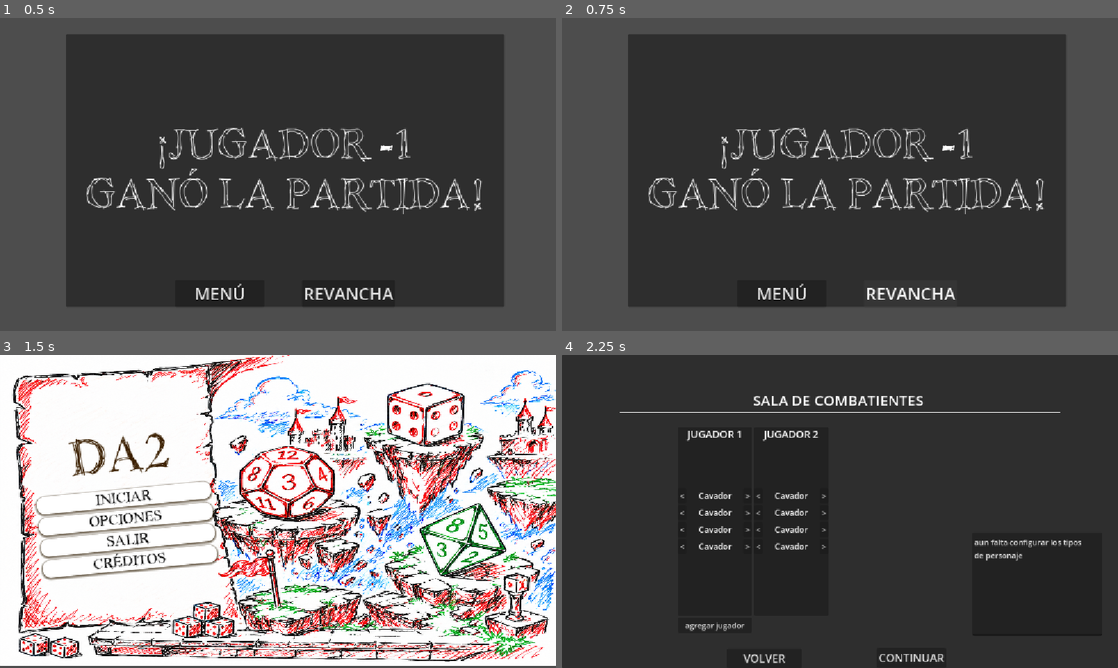
Above: before the commit, frames 1-4 (two rows, left to right).
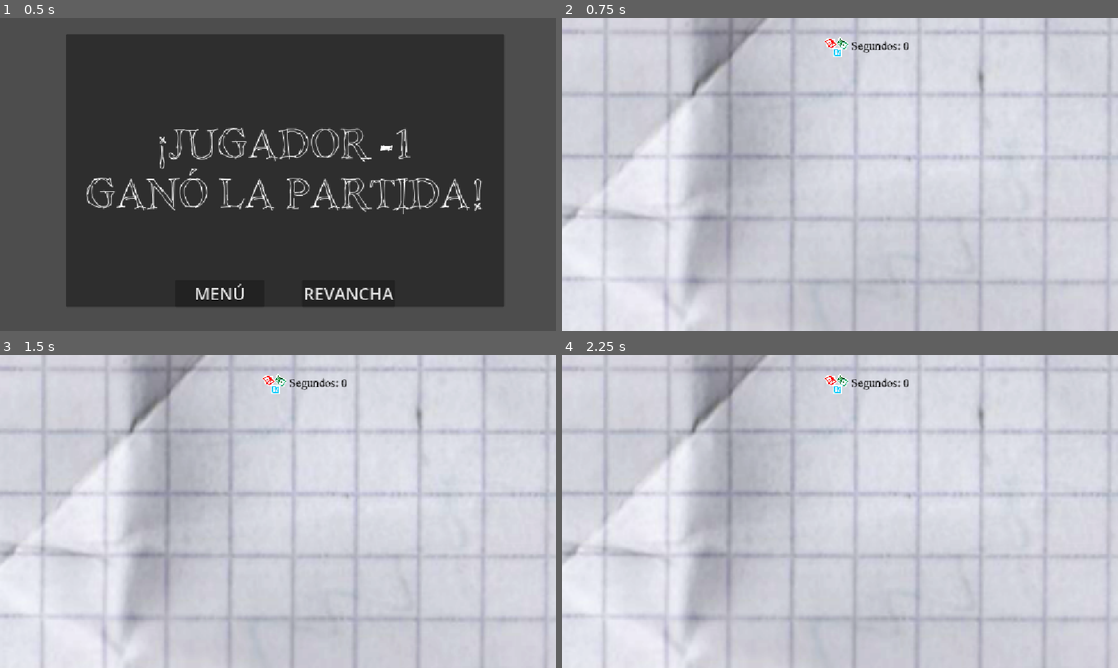
Above: after the commit, the same moments.

Repository: Pablo7776/Motores_Graficos
Game: Godot game, scene res://victoria.tscn
Two runs of this game, one before a commit and one after it. Both use one fixed random seed, a clock stepped at 60 frames per second and the inputs below. This scene is started directly instead of the project's main scene. The engine's default icon, where the game draws it, is replaced by a stand-in: a white triangle on a blue panel in a dark square.
Inputs (mouse positions are in pixels of both pictures, inside the frame that each line leads up to):
- Up to frame 1 (0.5 s): no input
- Up to frame 2 (0.75 s): click "REVANCHA" at 0.5 s
- Up to frame 3 (1.5 s): click (222, 630) at 1.25 s, where only the run before the commit has a clickable "MENÚ"
- Up to frame 4 (2.25 s): click (684, 498) at 2 s, where only the run before the commit has a clickable "INICIAR"

Frame 1 is identical in both runs. In frame 2, 99% of the frame differs, in the area x 0-100%, y 0-100%; in frame 3, 94%; in frame 4, 100%.
Error after the commit: Out of bounds get index '0' (on base: 'Dictionary') (res://gestor_de_turnos_v_2.gd:56)

Commit message:
revancha
conecte el botón revancha a la escena del juego

Diff:
--- a/da-2-zafarrancho/victoria.gd
+++ b/da-2-zafarrancho/victoria.gd
@@ -8,3 +8,7 @@
 
 func _on_button_pressed() -> void:
 	get_tree().change_scene_to_file("res://Escenas/menu_principal.tscn")
+
+
+func _on_button_2_pressed() -> void:
+	get_tree().change_scene_to_file("res://juego/main.tscn")
--- a/da-2-zafarrancho/victoria.tscn
+++ b/da-2-zafarrancho/victoria.tscn
@@ -69,3 +69,4 @@
 text = "REVANCHA"
 
 [connection signal="pressed" from="Panel/HBoxContainer/Button" to="." method="_on_button_pressed"]
+[connection signal="pressed" from="Panel/HBoxContainer/Button2" to="." method="_on_button_2_pressed"]
